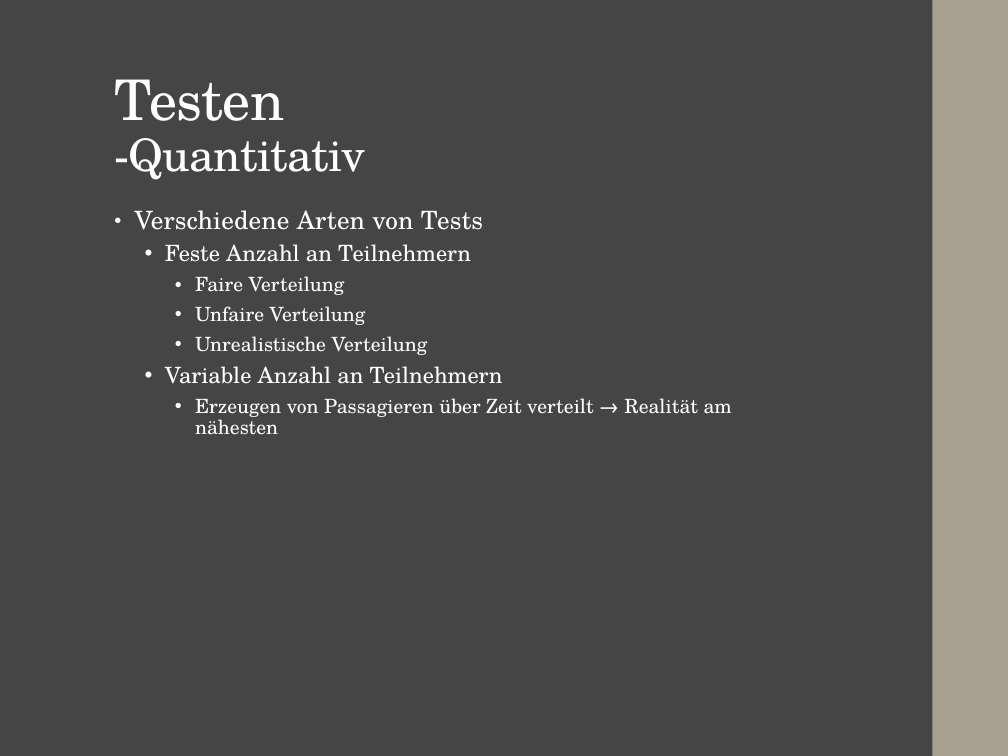
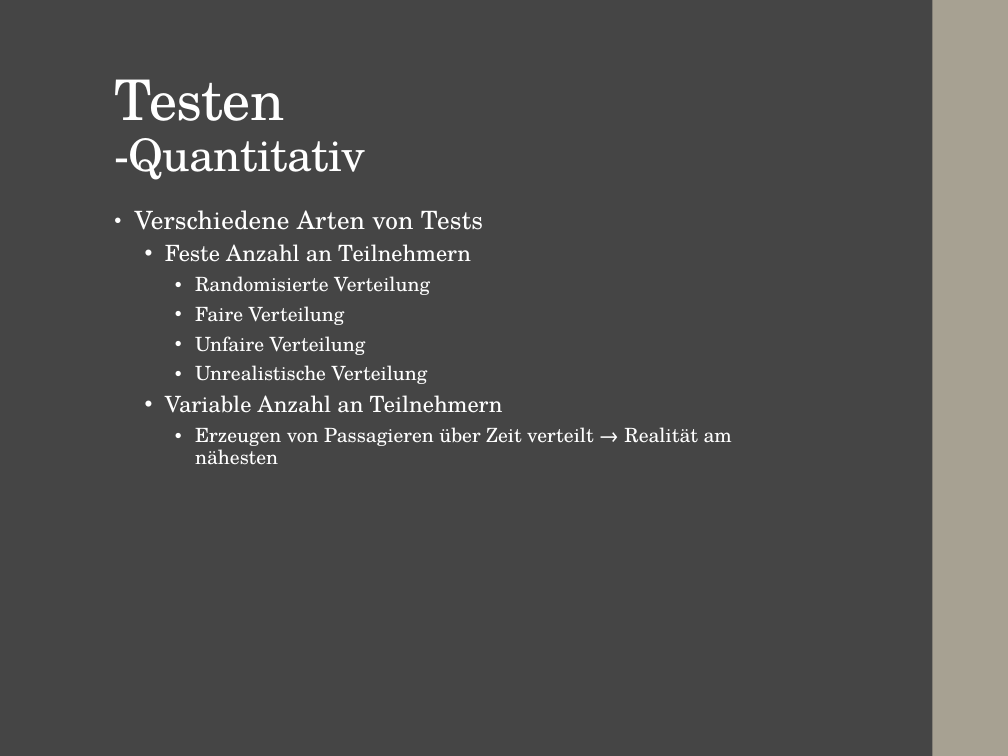
Before and after one commit to Finnfj/BTI-CPS, a slide deck: slide 26 of doc/Präsentation.pptx. Drawn at 1008x756 pixels with LibreOffice and Linux fonts; fonts in the diff are those of the drawing. Boxes give left, top, right and bottom in pixels: in the first picture for what was removed or moved away, otherwise in the second. Text is boxed around its words. In the diff, an @@ line names an element or a change of style, - is before the commit and + after.

```diff
--- a/doc/Präsentation.pptx
+++ b/doc/Präsentation.pptx
@@ text at (195, 276, 430, 295): paragraph added @@
+    • Randomisierte Verteilung
```
Also in this commit, not shown: 8 other slides changed, 59 other files.
